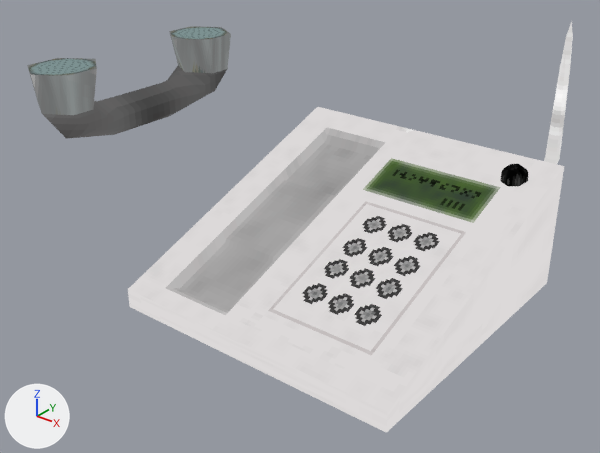
Before and after pictures for a commit that changed the Blender file Assets/3D/Teléfono.blend.
One viewpoint serves both versions: a 50 mm lens placed at (2.79, -3.95, 1.85), pointed at (-0.3, -0.09, -0.55). Every picture has the same lights, and +X, +Y and +Z are marked at lower left.

In view in the first picture: 'dial', 'telefono'.
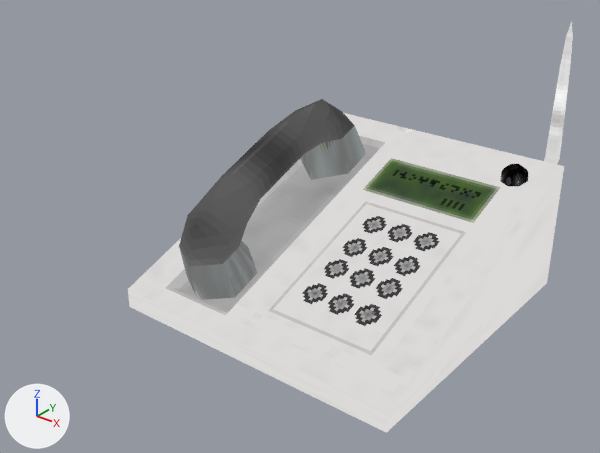
What differs and where, as boxes (x1, y1, x2, y2) in the pictures (600 x 453 px):
'dial', moved, turned: before (27, 26, 231, 139); after (179, 99, 366, 300)

What changed in the scene script:
```text
Change ob_dial:
    ob_dial.location: (-1.72, -0.151, 0.141) -> (-0.503, -0.151, -0.253)
    ob_dial.rotation_euler: (3.142, 0.00053, 1.571) -> (6.283, -0.366, 1.571)  # degrees (180, 0, 90) -> degrees (360, -21, 90)
```
